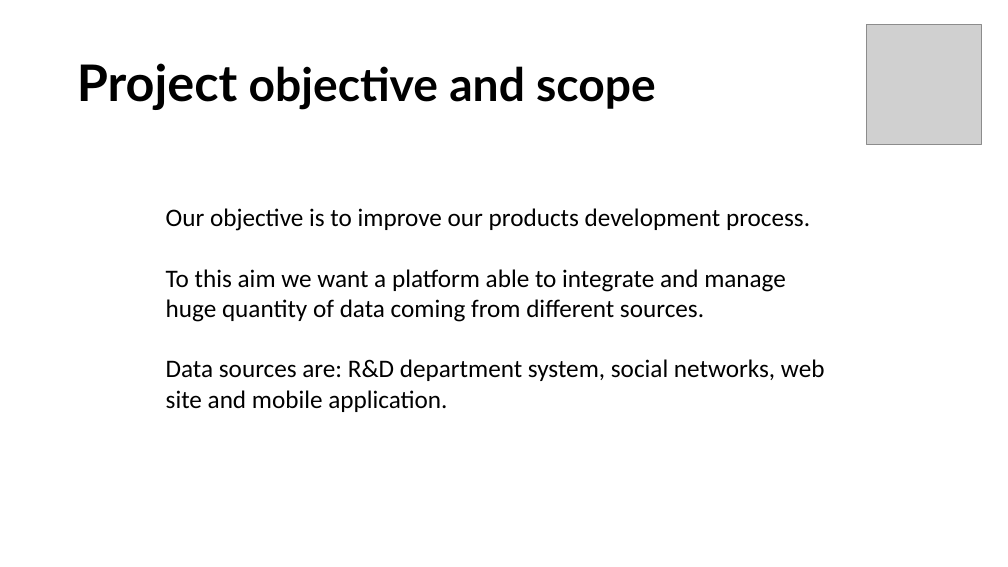
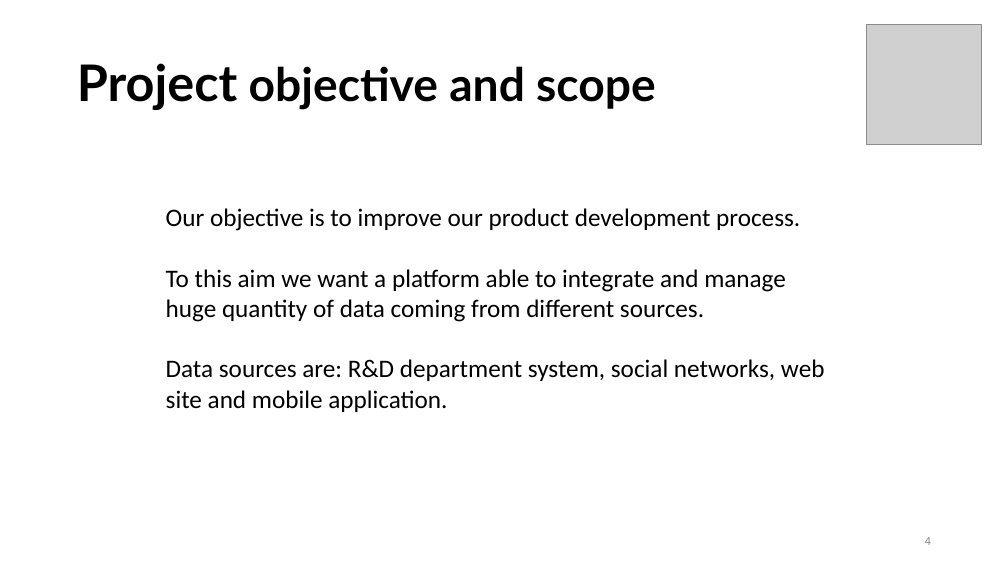
Before and after one commit to seraogianluca/IR2, a slide deck: slide 4 of PM/RFP Presentation.pptx. Drawn at 1008x567 pixels with LibreOffice and Linux fonts; fonts in the diff are those of the drawing; grey boxes stand for pictures. Boxes give left, top, right and bottom in pixels: in the first picture for what was removed or moved away, otherwise in the second. Text is boxed around its words. In the diff, an @@ line names an element or a change of style, - is before the commit and + after.

```diff
--- a/PM/RFP Presentation.pptx
+++ b/PM/RFP Presentation.pptx
@@ text at <box>166,208,800,231</box>: text changed @@
-Our objective is to improve our products development process.
+Our objective is to improve our product development process.
@@ page number added at <box>925,537,931,545</box>, 12 pt, text #8C8C8C @@
+4
```
Also in this commit, not shown: 17 other slides changed, 1 other file.
